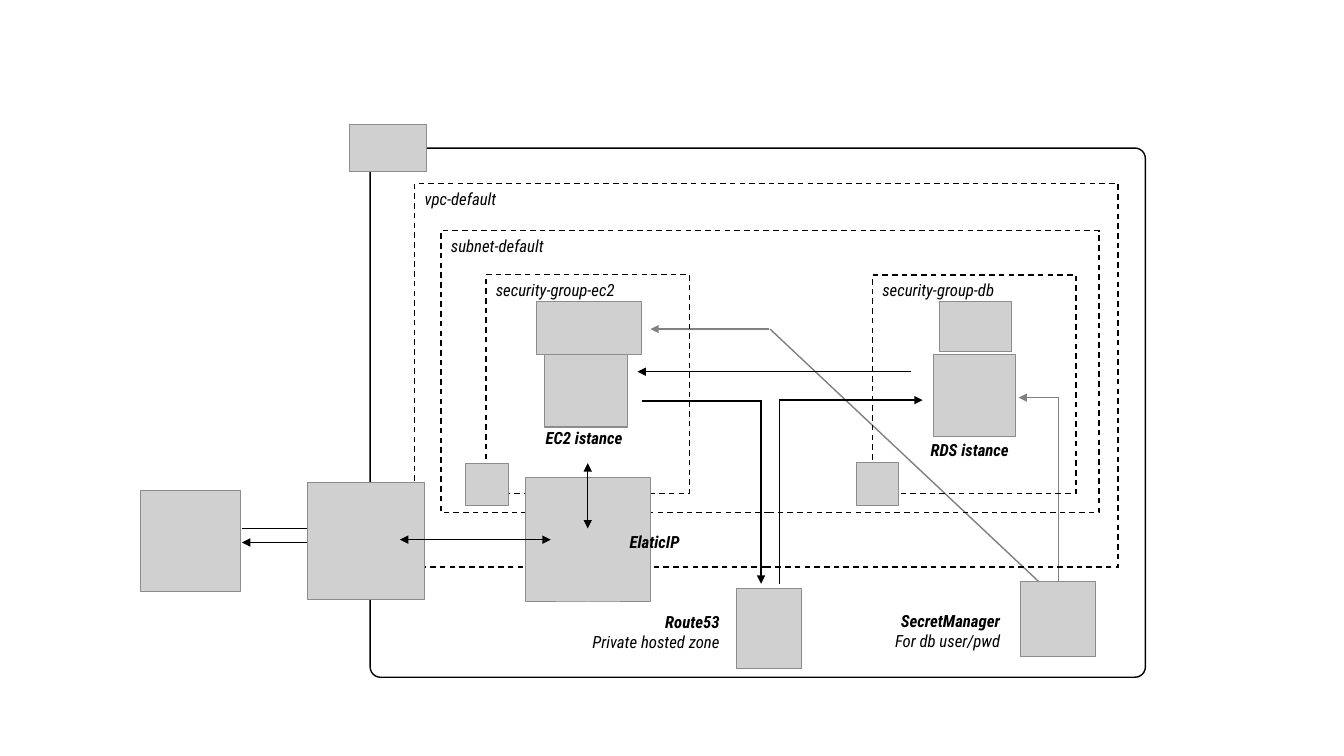
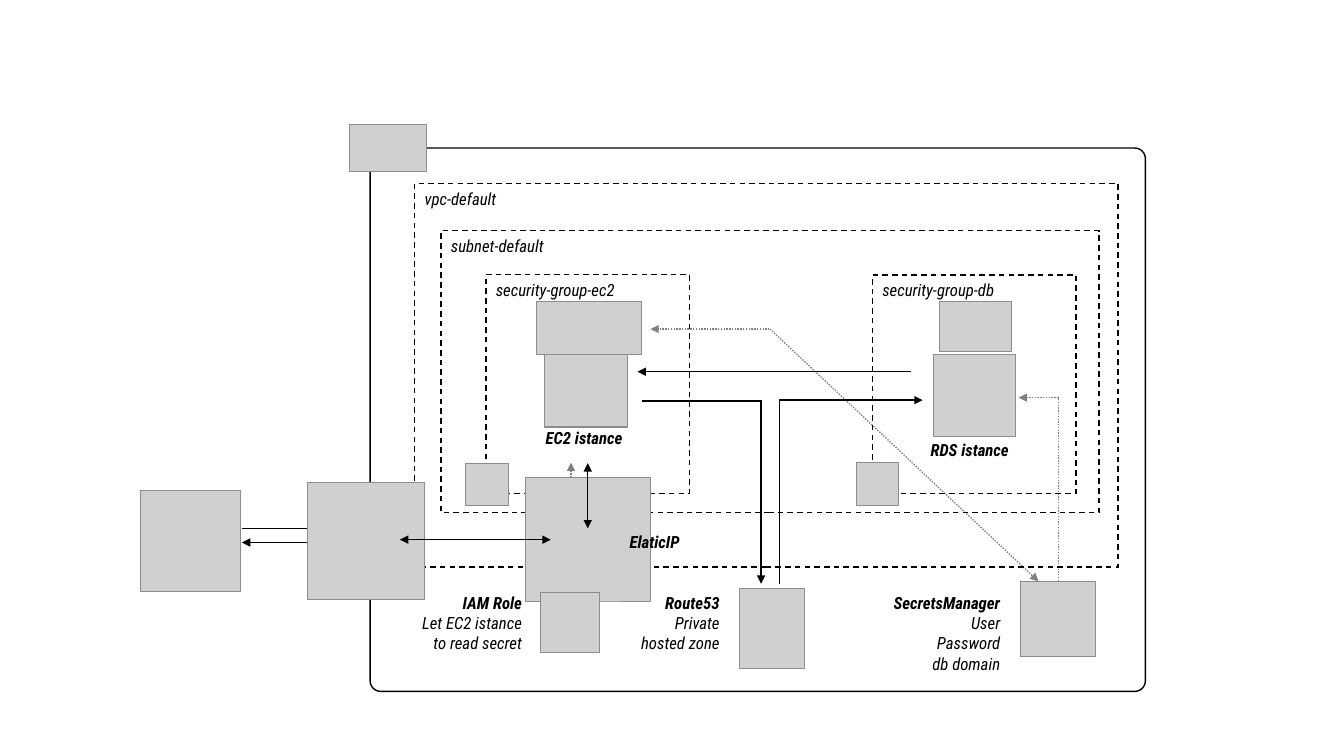
Before and after one commit to bortolo/Three-tier-app-infrastructure, a slide deck: slide 1 of terraform_test_AWS/SecretManager/images/architecture.pptx. Drawn at 1344x756 pixels with LibreOffice and Linux fonts; fonts in the diff are those of the drawing; grey boxes stand for pictures. Boxes give left, top, right and bottom in pixels: in the first picture for what was removed or moved away, otherwise in the second. Text is boxed around its words. In the diff, an @@ line names an element or a change of style, - is before the commit and + after.

```diff
--- a/terraform_test_AWS/SecretManager/images/architecture.pptx
+++ b/terraform_test_AWS/SecretManager/images/architecture.pptx
@@ rounded rectangle: place and size @@
-rounded rectangle at (370,148,1145,678)
+rounded rectangle at (370,148,1145,692)
@@ line (770, 329) - (1038, 582): line to arrow; stroke #808080 1 pt to #808080 1 pt dashed @@
@@ elbow arrow (1019, 397) - (1059, 582): stroke #808080 1 pt to #808080 1 pt dashed @@
@@ arrow added from (571, 586) to (571, 463), #808080 1 pt dashed @@
@@ text added at (422,596,522,649), 12 pt, text #000000, italic @@
+IAM Role
+Let EC2 istance to read secret
@@ picture added at (540,593,600,652) @@
@@ text "Route53" rewrapped from (592,616,720,648) to (641,597,720,649) @@
@@ text at (894,597,1001,670): text changed; bold off @@
-SecretManager
-For db user/pwd
+SecretsManager
+User
+Password
+db domain
```
Also in this commit, not shown: 1 other file.
